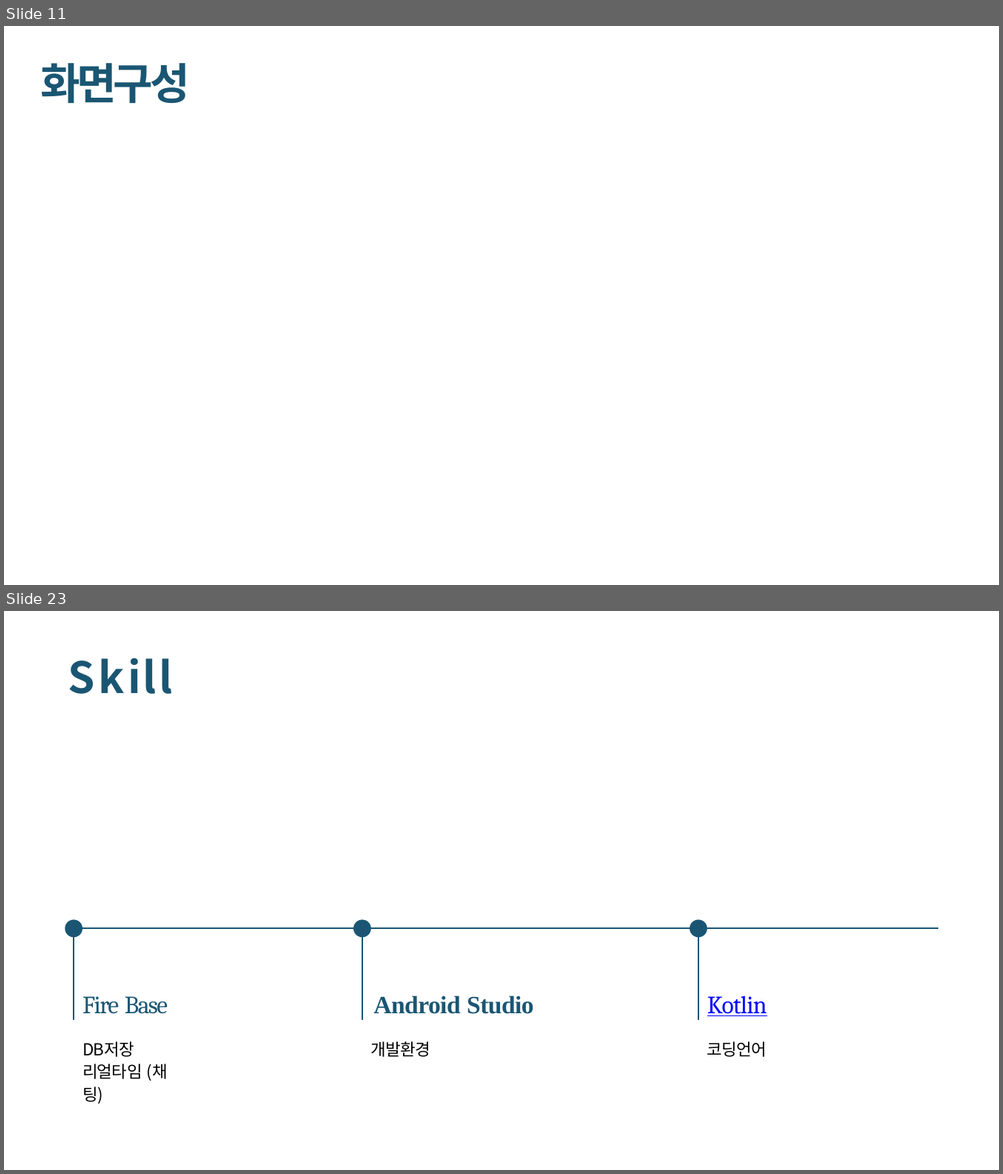
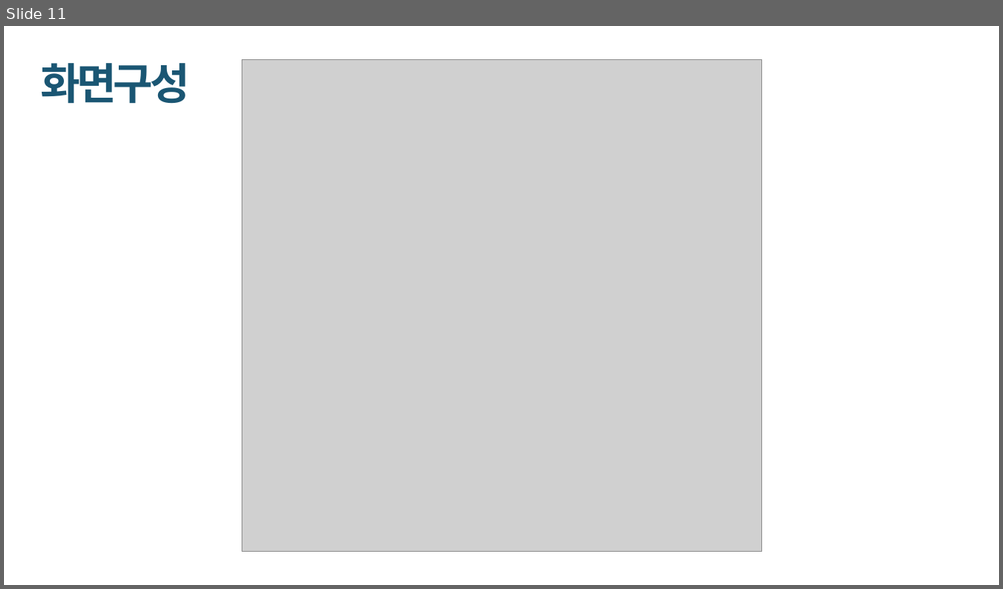
Before and after one commit to realsingeriu/FB9-todoList, a slide deck: 개발자 포트폴리오 - 배경태.pptx. Shown one above the other, each under a label of ours: slides 11 and 23 before the commit, slide 11 after it; the slides between them are not shown. The pictures are 1003x1174 and 1003x589 pixels, drawn with LibreOffice and Linux fonts; fonts in the diff are those of the drawing; grey boxes stand for pictures. Boxes give left, top, right and bottom in pixels: in the first picture for what was removed or moved away, otherwise in the second. Text is boxed around its words. In the diff, an @@ line names an element or a change of style, - is before the commit and + after.

```diff
--- a/개발자 포트폴리오 - 배경태.pptx
+++ b/개발자 포트폴리오 - 배경태.pptx
@@ slide 23 removed at [4,611,999,1170], background #FFFFFF @@
@@ title removed at [68,658,173,694] @@
-Skill
@@ group removed at [65,920,938,1019]: 5 freeform shapes @@
@@ text removed at [82,997,168,1104] @@
-Fire Base
-DB저장 리얼타임 (채팅)
@@ text removed at [371,996,534,1057] @@
-Android Studio
-개발환경
@@ text removed at [707,996,767,1057] @@
-Kotlin
-코딩언어
@@ slide 11 changed as well @@
@@ picture added at [242,60,761,551] @@
```
Also in this commit, not shown: 7 other slides changed, 2 slides added, 24 other slides removed, 5 other files.
